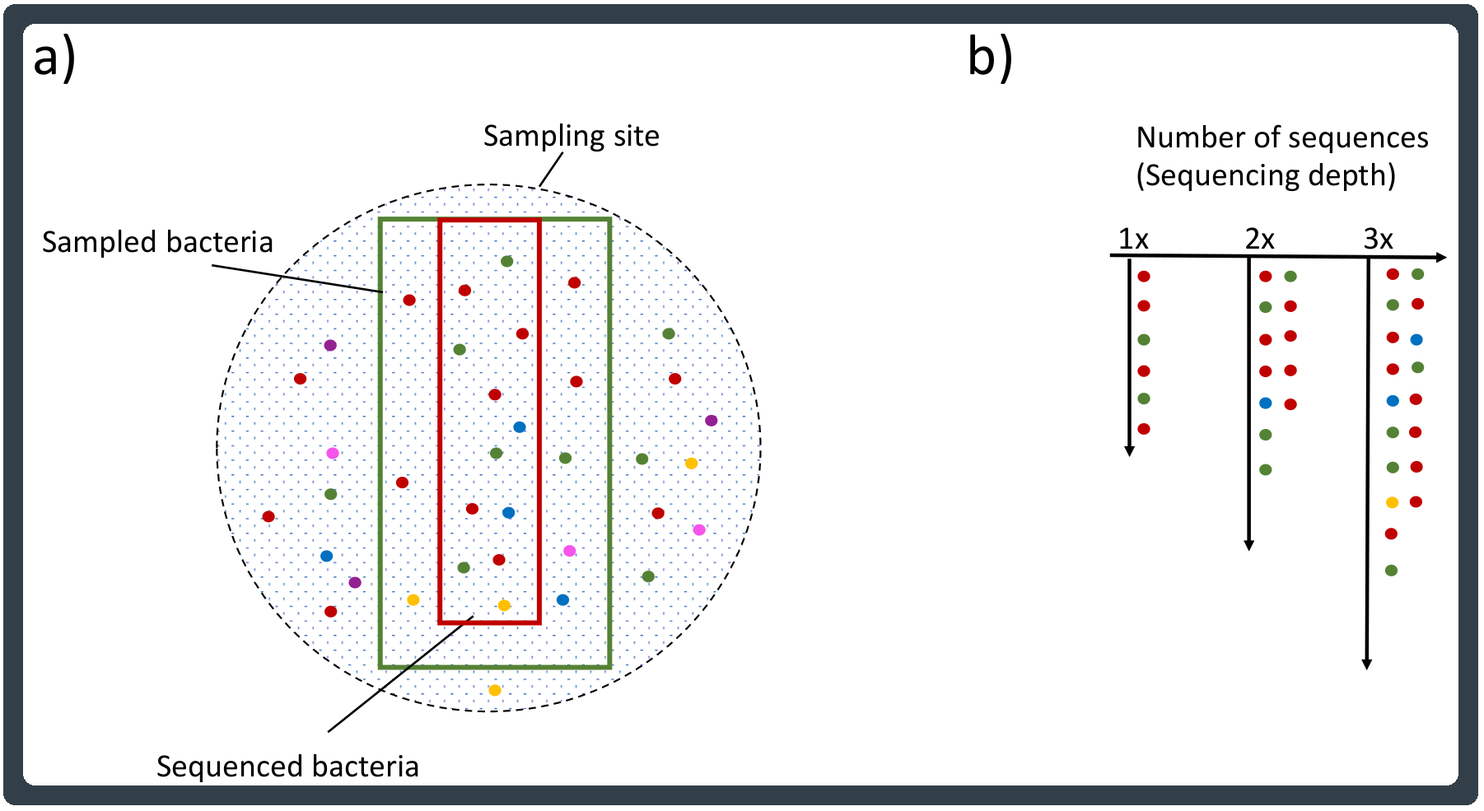
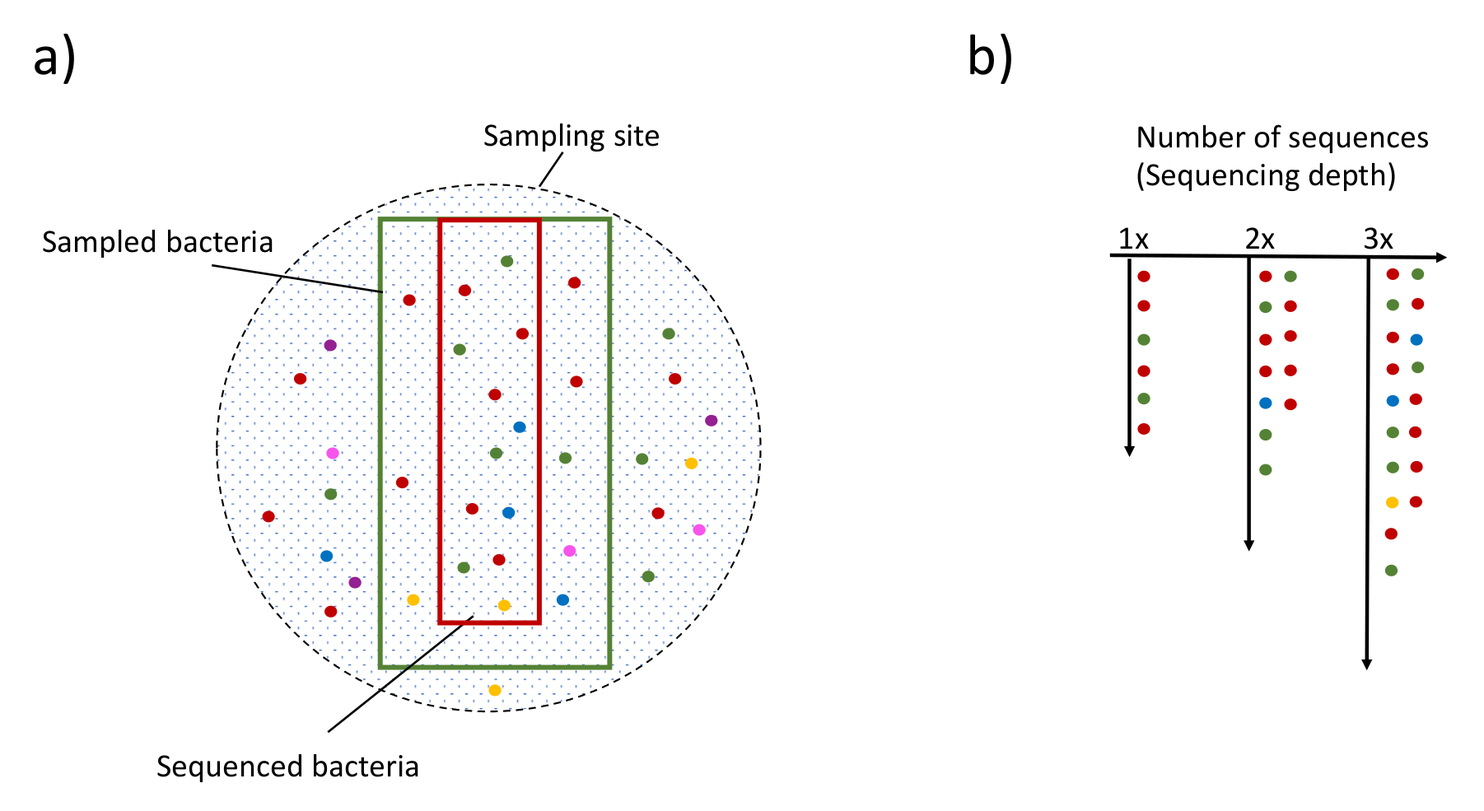
Before/after of a 1484px x 811px layered artwork. What changed in the layer stack:
moved "amplicon_sequencing_representation.png" above "border" over [3, 7, 1478, 801]
painted on "border" over [3, 4, 1478, 806]
